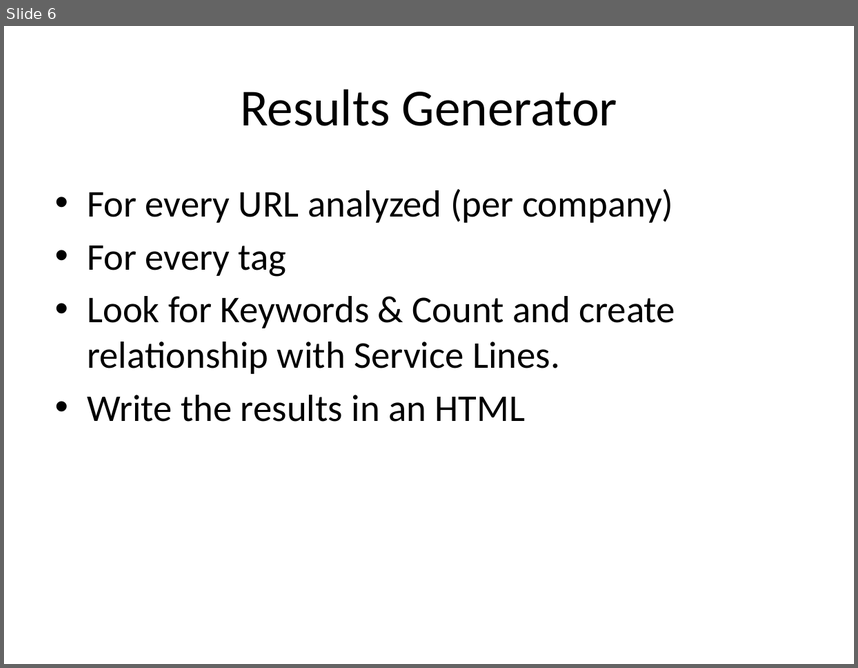
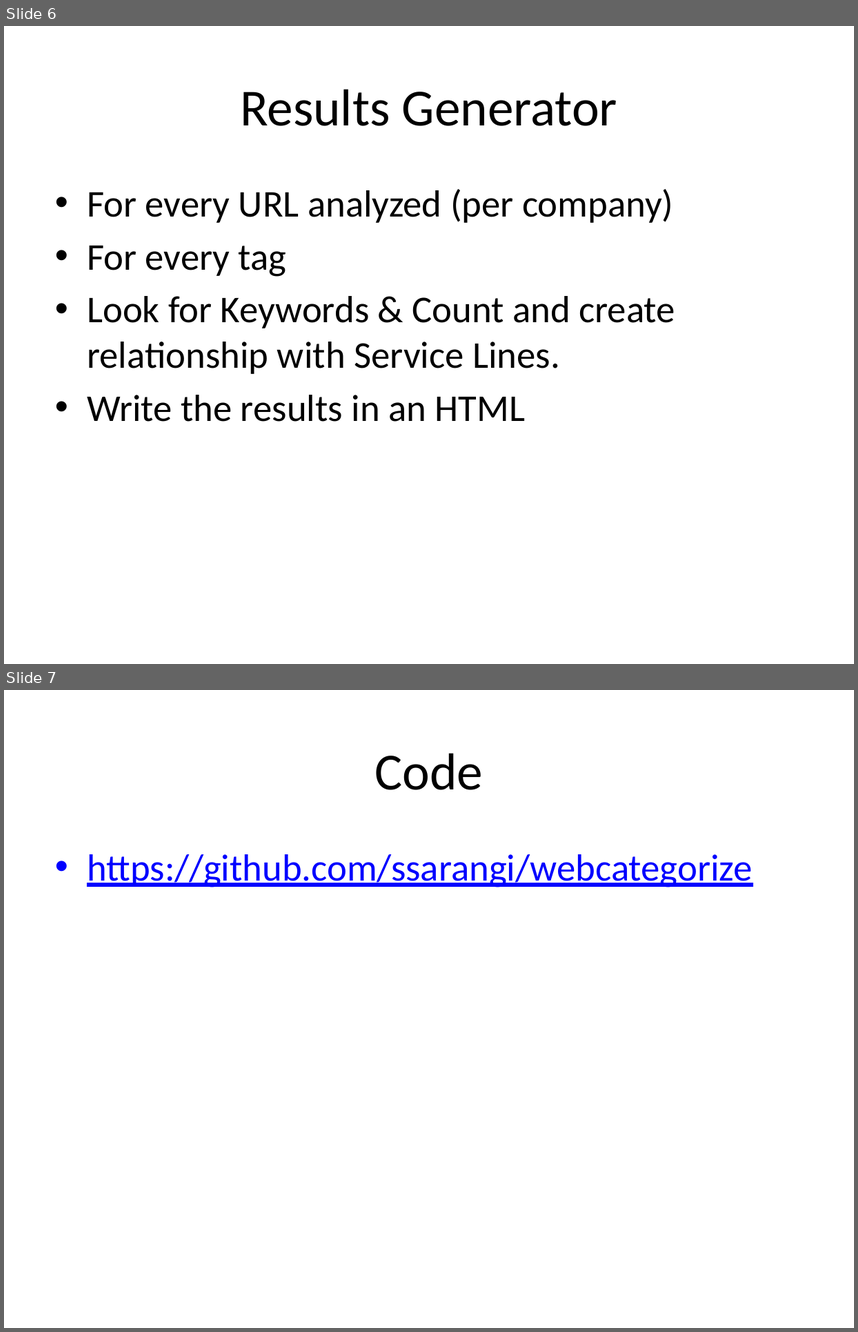
Before and after one commit to ssarangi/webcategorize, a slide deck: docs/Architecture.pptx. Shown one above the other, each under a label of ours: slide 6 before the commit, slides 6 and 7 after it. The pictures are 858x668 and 858x1332 pixels, drawn with LibreOffice and Linux fonts; fonts in the diff are those of the drawing. Boxes give left, top, right and bottom in pixels: in the first picture for what was removed or moved away, otherwise in the second. Text is boxed around its words. In the diff, an @@ line names an element or a change of style, - is before the commit and + after.

Commit message:
Added architecture powerpoint doc

```diff
--- a/docs/Architecture.pptx
+++ b/docs/Architecture.pptx
@@ slide 7 added at (4,690,854,1328), background #FFFFFF @@
@@ title added at (375,753,483,790), 44 pt, text #000000 @@
+Code
@@ text added at (87,854,752,887), 32 pt, text #0000FF, underline @@
+• https://github.com/ssarangi/webcategorize
```
